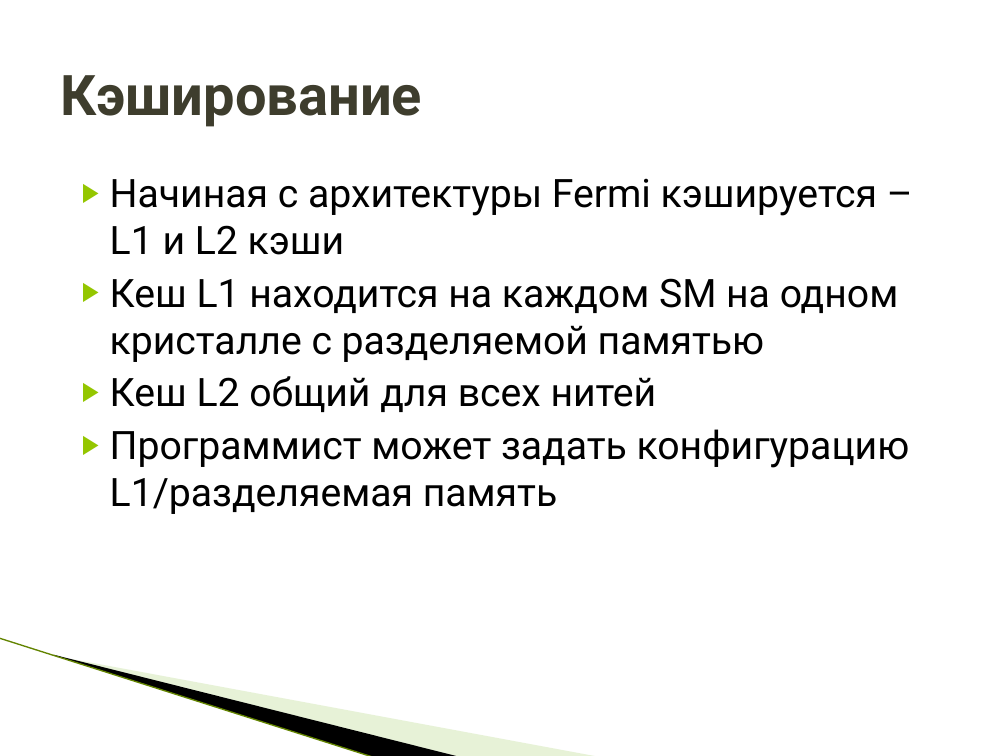
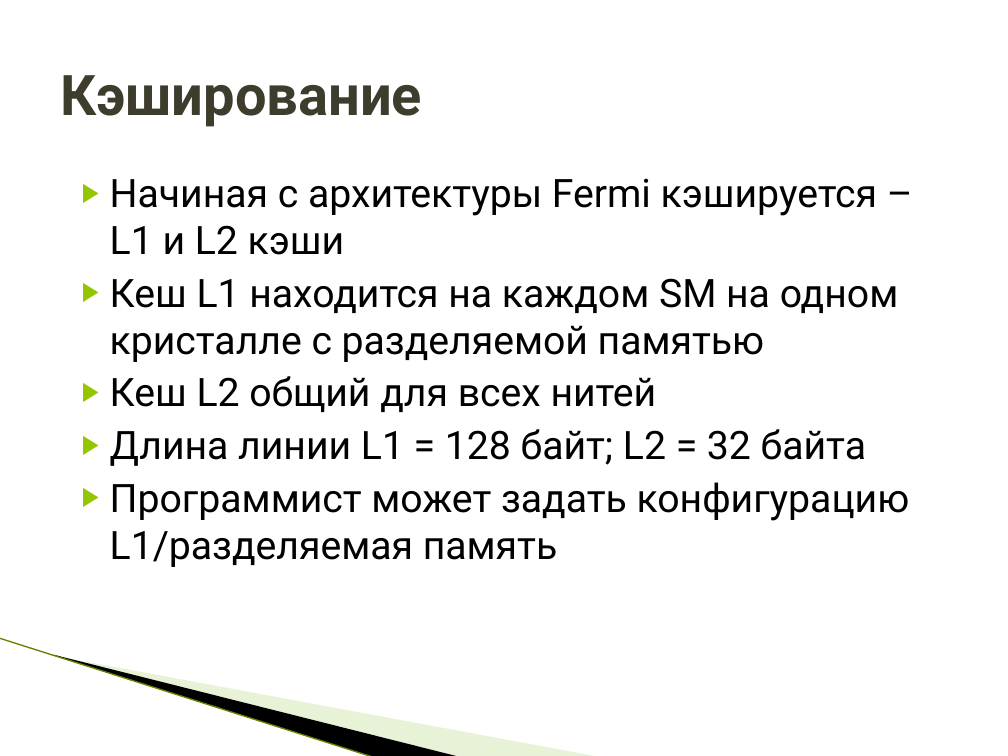
Before and after one commit to HPC-lab-ITIS/CUDA, a slide deck: slide 11 of materials/lec_2/lec_2.pptx. Drawn at 1008x756 pixels with LibreOffice and Linux fonts; fonts in the diff are those of the drawing; background and template pictures are left out. Boxes give left, top, right and bottom in pixels: in the first picture for what was removed or moved away, otherwise in the second. Text is boxed around its words. In the diff, an @@ line names an element or a change of style, - is before the commit and + after.

```diff
--- a/materials/lec_2/lec_2.pptx
+++ b/materials/lec_2/lec_2.pptx
@@ text at bbox=[110, 429, 866, 466]: paragraph added @@
+▶ Длина линии L1 = 128 байт; L2 = 32 байта
```
Also in this commit, not shown: 1 other slide changed, 1 slide added, 24 other files.
